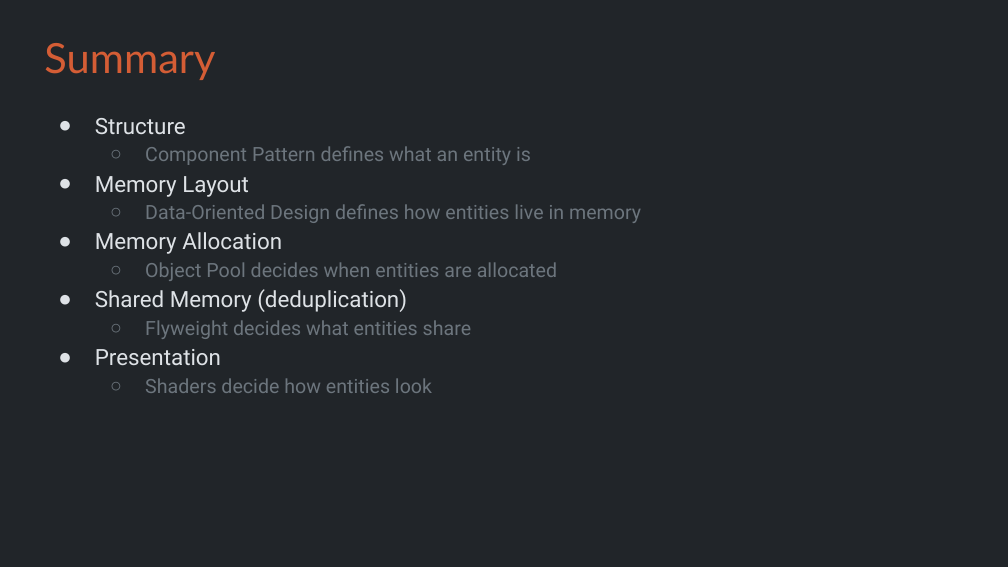
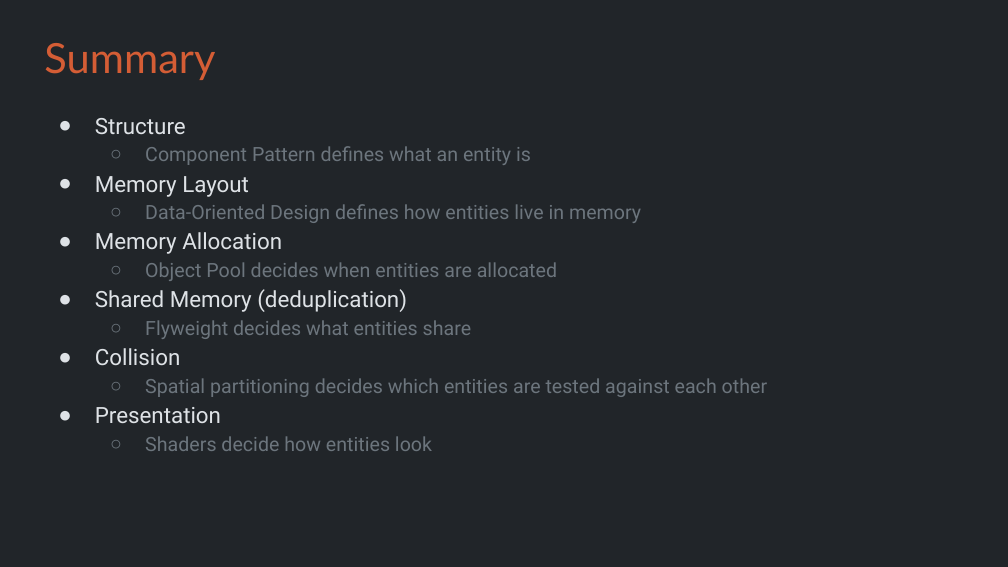
Before and after one commit to Metamate/gar, a slide deck: slide 30 of slides/09 Geometry Wars.pptx (slide 28 before the commit). Drawn at 1008x567 pixels with LibreOffice and Linux fonts; fonts in the diff are those of the drawing. Boxes give left, top, right and bottom in pixels: in the first picture for what was removed or moved away, otherwise in the second. Text is boxed around its words. In the diff, an @@ line names an element or a change of style, - is before the commit and + after.

```diff
--- a/slides/09 Geometry Wars.pptx
+++ b/slides/09 Geometry Wars.pptx
@@ text at [145, 378, 767, 397]: paragraphs added @@
+● Collision
+  ○ Spatial partitioning decides which entities are tested against each other
```
Also in this commit, not shown: 1 other slide changed, 4 slides added, 1 other file.
